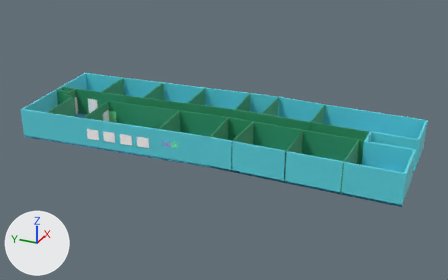
What one commit did to the glTF model public/HSW.gltf.
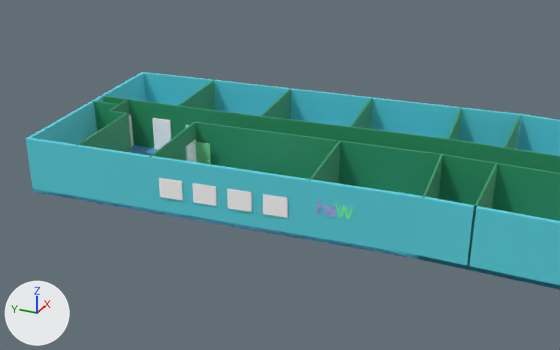
Each version is shown whole from a 50 mm camera at (-44.2, -4.6, 25.9) aimed at (6.9, 18.4, 0.4), then close up from a 50 mm camera at (-28.0, 10.8, 17.6) aimed at (5.8, 26.0, 0.7). The axes (+X, +Y, +Z) are drawn at lower left. The lights are the same throughout. Where no turn or scale is listed for an object, it has been applied to the vertices.

Names of what the first close-up shows: 'CTRL_Hole', 'CTRL_Hole.001', 'CTRL_Hole.002', 'CTRL_Hole.003', 'CTRL_Hole.004', 'CTRL_Hole.007', 'CTRL_Hole.008', 'Plane', 'Plane.001', 'Plane.002'.
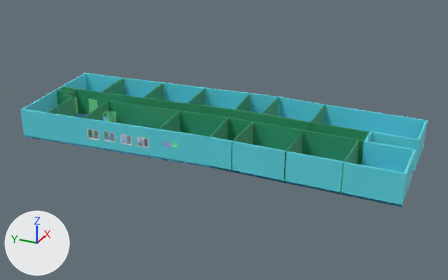
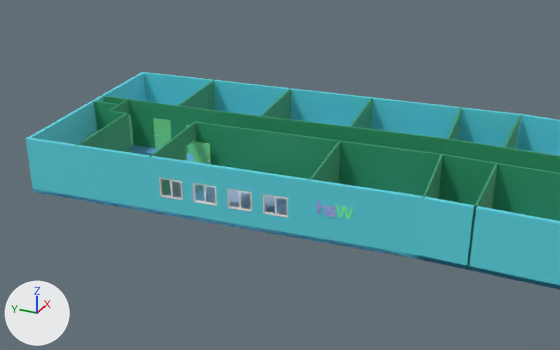
Pixel boxes (x1, y1, x2, y2) of what changed, in the close-ups (560 x 350 px):
'CTRL_Hole.004', deleted
    before: (263, 194, 288, 218)
'CTRL_Hole.003', deleted
    before: (227, 189, 252, 212)
'CTRL_Hole.008', deleted
    before: (152, 118, 171, 150)
'CTRL_Hole.002', deleted
    before: (192, 183, 217, 206)
'CTRL_Hole.001', deleted
    before: (159, 178, 183, 200)
'Window.R.003', surface changed, recoloured
    both: (275, 197, 287, 217)
'Window.R.002', surface changed, recoloured
    both: (239, 191, 251, 211)
'Window.R.001', surface changed, recoloured
    both: (204, 185, 216, 205)
'Window.L.003', surface changed, recoloured
    both: (264, 195, 275, 214)
'Window.R', surface changed, recoloured
    both: (170, 180, 182, 199)
'CTRL_Hole', deleted
    before: (185, 140, 196, 162)
'Window.L.002', surface changed, recoloured
    both: (228, 189, 240, 209)
'Window.L.001', surface changed, recoloured
    both: (194, 184, 205, 203)
'Window.L', surface changed, recoloured
    both: (160, 179, 171, 197)
'CTRL_Hole.007', deleted
    before: (129, 115, 134, 147)

What the commit changed:
In material 'hidden_material' (mat_hidden_material), metallic goes from 1.0 to 0.0.
In material 'hidden_material' (mat_hidden_material), roughness goes from 1.0 to 0.5.
Material 'hidden_material' (mat_hidden_material) changes colour from white #ffffff to black #000000; in linear values from (1.0, 1.0, 1.0) to (0.0, 0.0, 0.0).
In material 'Glass_material' (mat_glass_material), metallic goes from 1.0 to 0.0.
In material 'Glass_material' (mat_glass_material), roughness goes from 1.0 to 0.5.
Material 'Glass_material' (mat_glass_material) changes colour from white #ffffff to white #e7e7e7; in linear values from (1.0, 1.0, 1.0) to (0.8, 0.8, 0.8).
In material 'Glass_material' (mat_glass_material), ior is now set to 1.45.
In material 'Glass_material' (mat_glass_material), transmission_weight is now set to 1.0.
Object 'CTRL_Hole' (ob_ctrl_hole) is deleted.
Object 'CTRL_Hole.007' (ob_ctrl_hole_007) is deleted.
Object 'CTRL_Hole.008' (ob_ctrl_hole_008) is deleted.
Object 'CTRL_Hole.009' (ob_ctrl_hole_009) is deleted.
Object 'CTRL_Hole.001' (ob_ctrl_hole_001) is deleted.
Object 'CTRL_Hole.002' (ob_ctrl_hole_002) is deleted.
Object 'CTRL_Hole.003' (ob_ctrl_hole_003) is deleted.
Object 'CTRL_Hole.004' (ob_ctrl_hole_004) is deleted.
